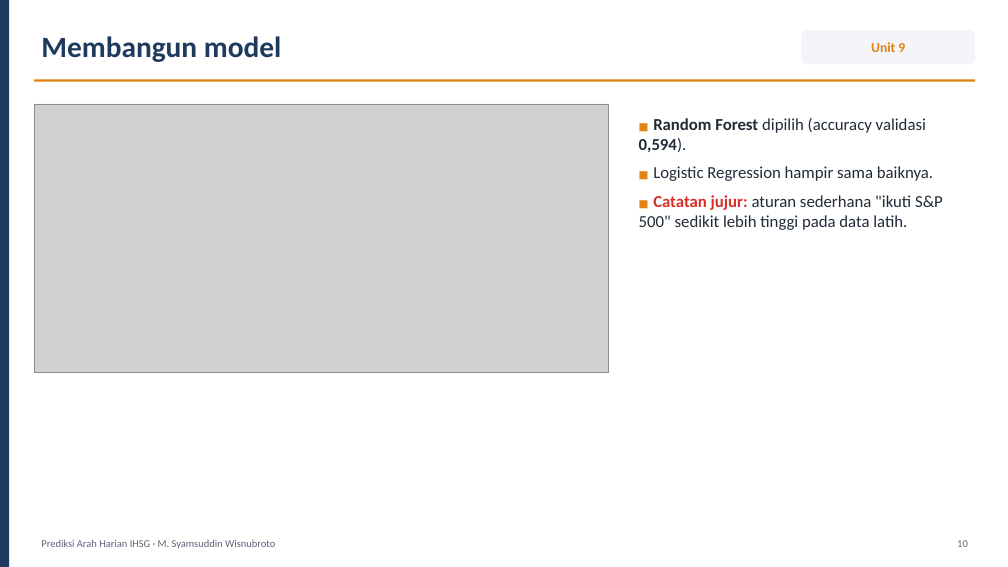
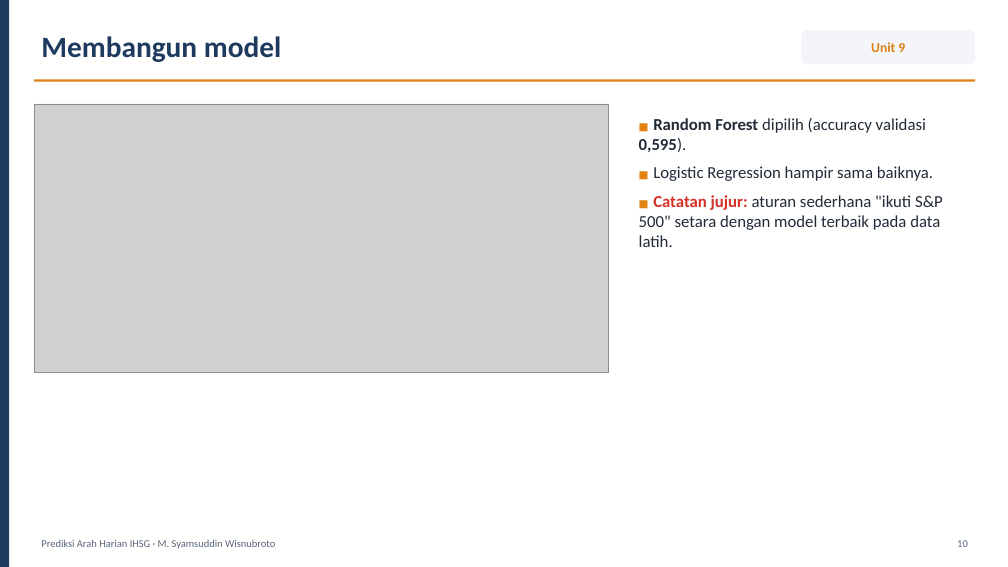
Before and after one commit to syamsuddinexcellent/portfolio-ilmuwan-data, a slide deck: slide 10 of presentation/Presentasi_Ilmuwan_Data_Syamsuddin_Wisnubroto.pptx. Drawn at 1008x567 pixels with LibreOffice and Linux fonts; fonts in the diff are those of the drawing; grey boxes stand for pictures. Boxes give left, top, right and bottom in pixels: in the first picture for what was removed or moved away, otherwise in the second. Text is boxed around its words. In the diff, an @@ line names an element or a change of style, - is before the commit and + after.

```diff
--- a/presentation/Presentasi_Ilmuwan_Data_Syamsuddin_Wisnubroto.pptx
+++ b/presentation/Presentasi_Ilmuwan_Data_Syamsuddin_Wisnubroto.pptx
@@ text at box(639, 118, 926, 152): text changed @@
-■ Random Forest dipilih (accuracy validasi 0,594).
+■ Random Forest dipilih (accuracy validasi 0,595).
@@ text at box(639, 195, 943, 247): text changed @@
-■ Catatan jujur: aturan sederhana "ikuti S&P 500" sedikit lebih tinggi pada data latih.
+■ Catatan jujur: aturan sederhana "ikuti S&P 500" setara dengan model terbaik pada data latih.
```
Also in this commit, not shown: 7 other slides changed, 34 other files.
